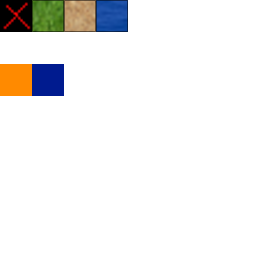
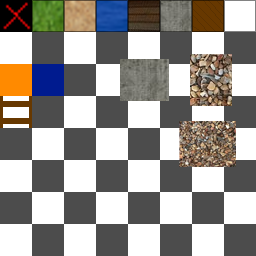
Layer changes from the first 256×256 image to the second:
painted on "edges" over left=128, top=0, right=256, bottom=32
added layer "レイヤー 3" above "base" over left=120, top=0, right=236, bottom=167
painted on "base" over left=0, top=96, right=32, bottom=128
showed "レイヤー 1" over left=0, top=0, right=256, bottom=256
